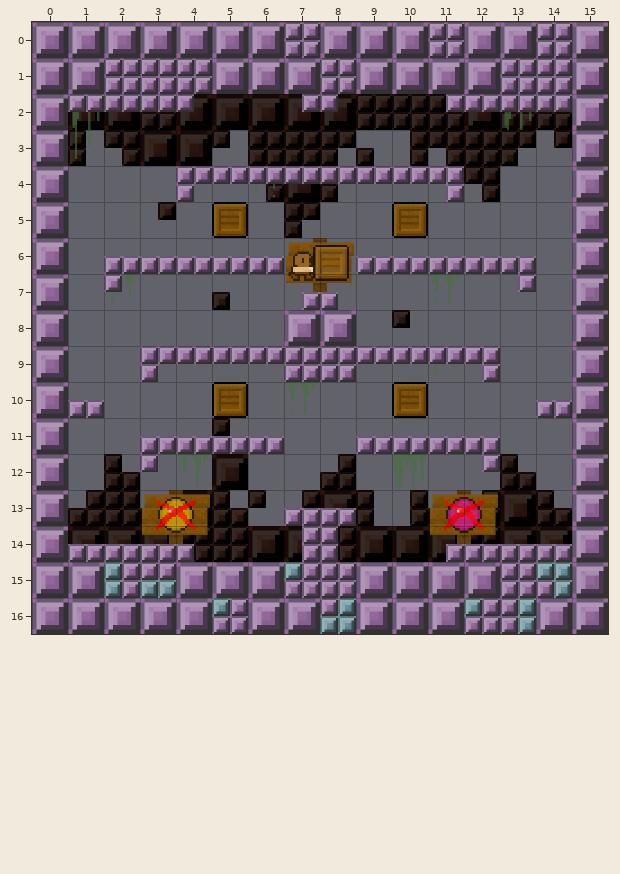
Level history. Tiled map: Demo/assets/maps/20.tmx. That is the earlier state.
Cells are 64x64 px. Shown: x 0..15, y 0..16.
After:
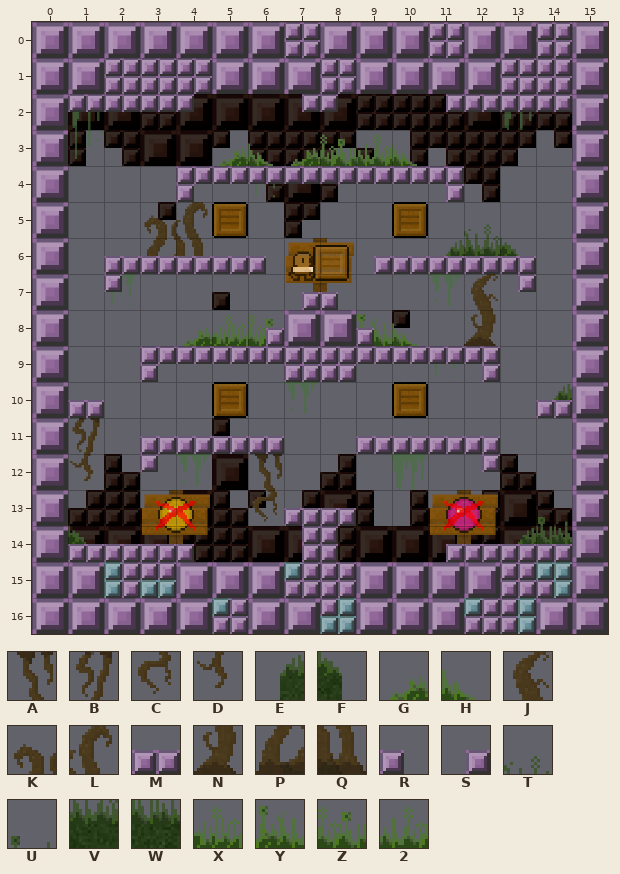
Key: from "large": A 11, B 13, C 25, D 27, E 38, F 39, G 40, H 41, J 52, K 53, L 54, M 61, N 66, P 67, Q 68, R 70, S 73, T 82, U 83, V 96, W 97, X 108, Y 109, Z 110, 2 111.
_ is an empty cell.
Edits made:
Layer "signs":
There is now tile 2 in row 3 at x 9.
There is now tile A in row 12 at x 6.
There is now tile B in row 11 at x 1.
There is now tile C in row 13 at x 6.
There is now tile D in row 12 at x 1.
There is now tile E in row 6 at x 11; in row 10 at x 14; in row 14 at x 13.
There is now tile F in row 6 at x 13; in row 14 at x 1.
There is now tile G in row 3 at x 5 and 7; in row 8 at x 4.
There is now tile H in row 3 at x 6 and 10; in row 8 at x 10.
There is now tile J in row 7 at x 12.
There is now tile K in row 5 at x 3.
There is now tile L in row 5 at x 4.
There is now tile N in row 8 at x 12.
There is now tile P in row 6 at x 3.
There is now tile Q in row 6 at x 4.
There is now tile T in row 5 at x 12.
There is now tile U in row 13 at x 14.
There is now tile V in row 6 at x 12.
There is now tile W in row 14 at x 14.
There is now tile X in row 8 at x 5.
There is now tile Y in row 8 at x 9.
There is now tile Z in row 3 at x 8; in row 8 at x 6.
Layer "Blocks":
The edit turns tile M into tile R in row 6 at x 6.
There is now tile R in row 8 at x 9.
The edit turns tile M into tile S in row 6 at x 9.
There is now tile S in row 8 at x 6.
